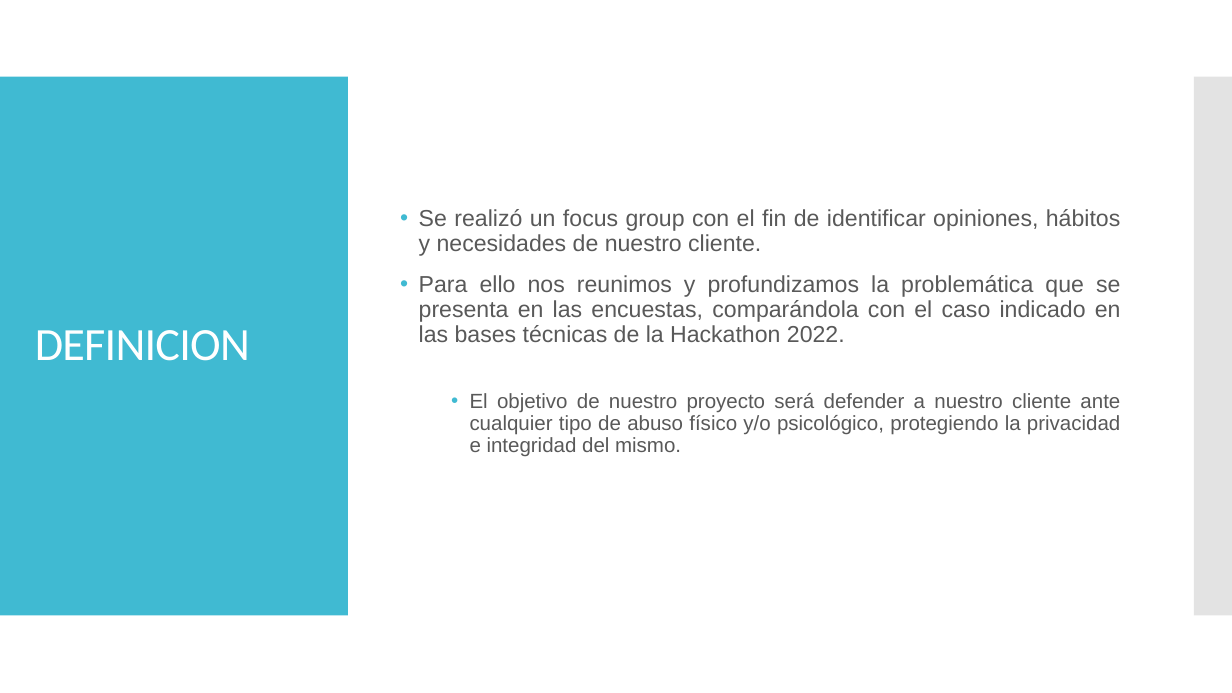
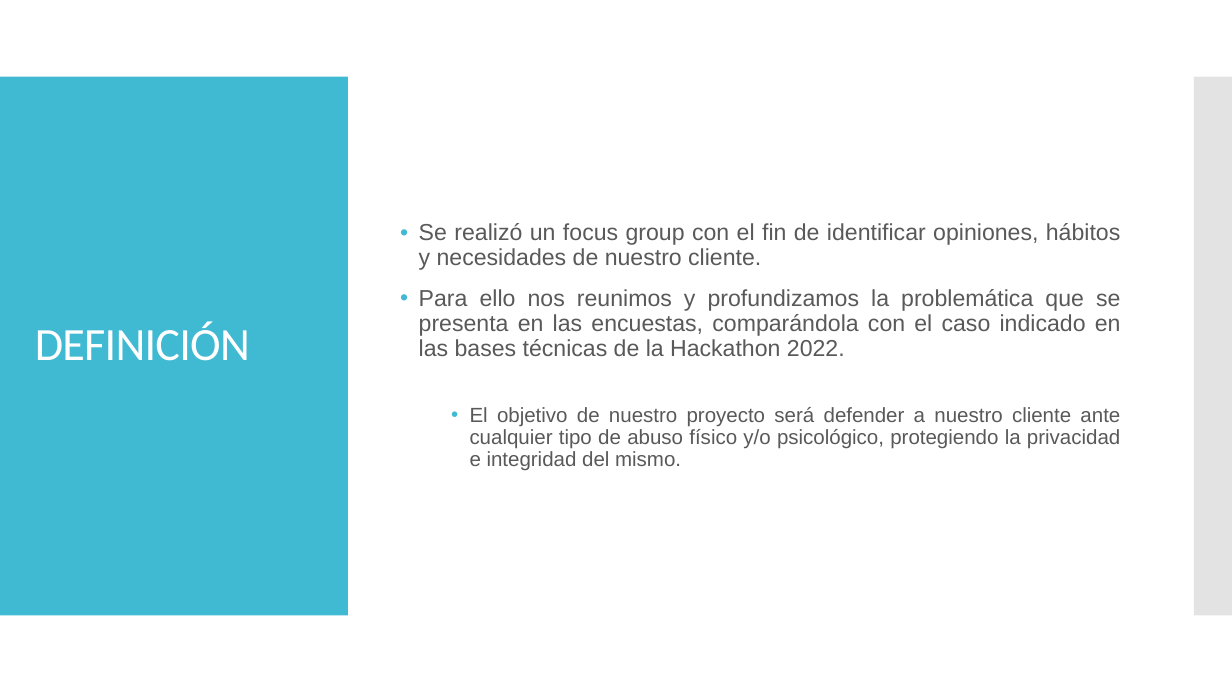
Before and after one commit to claudio-cordova-estrada/hackathon, a slide deck: slide 10 of Presentacion/Design_Thinking.pptx. Drawn at 1232x693 pixels with LibreOffice and Linux fonts; fonts in the diff are those of the drawing. Boxes give left, top, right and bottom in pixels: in the first picture for what was removed or moved away, otherwise in the second. Text is boxed around its words. In the diff, an @@ line names an element or a change of style, - is before the commit and + after.

```diff
--- a/Presentacion/Design_Thinking.pptx
+++ b/Presentacion/Design_Thinking.pptx
@@ text "Se realizó un focus group ...": place and size @@
-text "Se realizó un focus group ..." at (419, 209, 1121, 456)
+text "Se realizó un focus group ..." at (419, 223, 1121, 470)
@@ title at (35, 322, 250, 361): text changed @@
-DEFINICION
+DEFINICIÓN
```
Also in this commit, not shown: 10 other slides changed, 47 other files.
